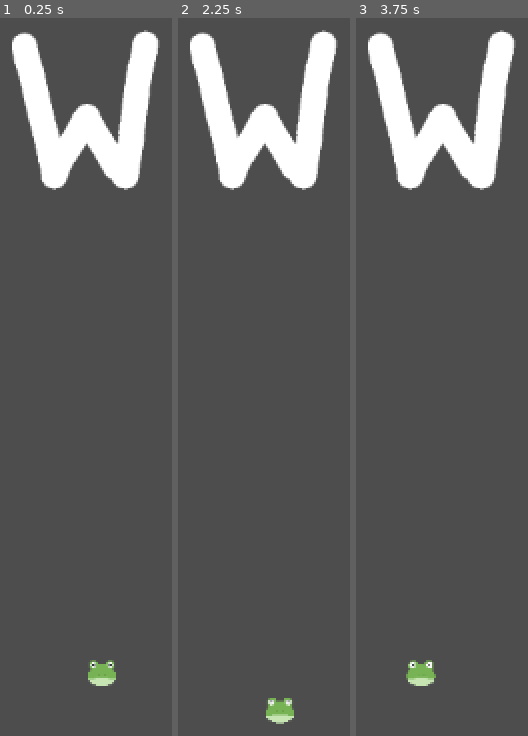
Above: before the commit, frames 1-3 (left to right).
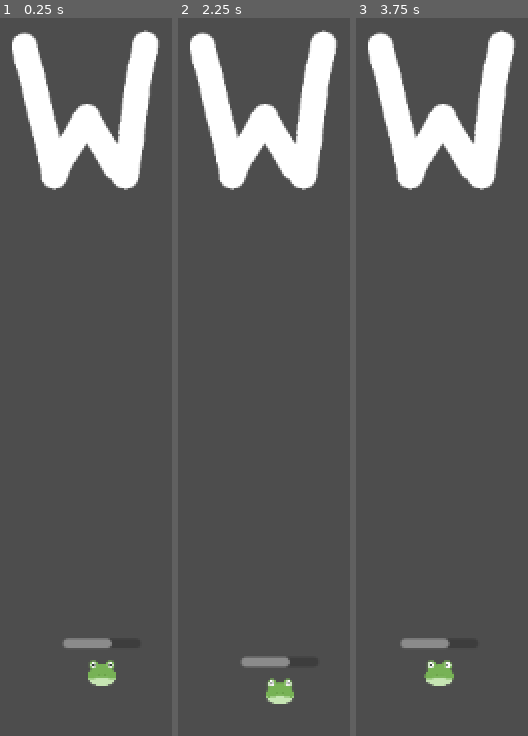
Above: after the commit, the same moments.

Repository: alexcavadora/alex-isaac-implementation
Game: Godot game, scene res://scenes/main_scene.tscn
Two runs of this game, one before a commit and one after it. Both use one fixed random seed, a clock stepped at 60 frames per second and the inputs below. The project has no main scene, so this scene is started directly.
Inputs:
- Up to frame 1 (0.25 s): no input
- Up to frame 2 (2.25 s): tap Enter at 0.5, 2 s; tap A (a_press) at 0.6 s; tap Space at 1.25 s; tap D (d_press) at 1.35 s; tap S (s_press) at 2.1 s
- Up to frame 3 (3.75 s): tap Space at 2.75 s; tap W (w_press) at 2.85 s; tap Enter at 3.5 s; tap A (a_press) at 3.6 s

The runs differ from the first frame. In frame 1, 0.4% of the frame differs, in the area x 37-66%, y 86-88%; in frame 2, 1.3%, in the area x 37-68%, y 88-99%; in frame 3, 1.1%.

Commit message:
Player now has 2 new components
- Added HealthComponent and HitboxComponent to Player
- Set HP, Max HP and Can Heal
- Tweaked default speed to be 200

Diff:
--- a/scenes/player.tscn
+++ b/scenes/player.tscn
@@ -1,7 +1,9 @@
-[gd_scene load_steps=4 format=3 uid="uid://dju236svsn53k"]
+[gd_scene load_steps=6 format=3 uid="uid://dju236svsn53k"]
 
 [ext_resource type="Texture2D" uid="uid://dfjtoakgwqjgu" path="res://resources/sprites/entities/player.png" id="1_3vyb7"]
 [ext_resource type="Script" uid="uid://c81q0t0fqvfqu" path="res://scripts/characters/player.gd" id="1_g2els"]
+[ext_resource type="PackedScene" uid="uid://csnaae5ardb3a" path="res://scenes/components/health_component.tscn" id="3_dqkch"]
+[ext_resource type="PackedScene" uid="uid://ctpib5py0hd2d" path="res://scenes/components/hitbox_component.tscn" id="4_qlg0r"]
 
 [sub_resource type="RectangleShape2D" id="RectangleShape2D_g2els"]
 
@@ -14,3 +16,11 @@
 [node name="Sprite" type="Sprite2D" parent="."]
 scale = Vector2(0.02, 0.02)
 texture = ExtResource("1_3vyb7")
+
+[node name="HealthComponent" parent="." instance=ExtResource("3_dqkch")]
+max_hp = 5.0
+hp = 3.0
+
+[node name="HitboxComponent" parent="." node_paths=PackedStringArray("health_comp") instance=ExtResource("4_qlg0r")]
+health_comp = NodePath("../HealthComponent")
+can_heal = true
--- a/scripts/characters/player.gd
+++ b/scripts/characters/player.gd
@@ -1,6 +1,6 @@
 extends CharacterBody2D
 class_name Player
-@export var speed = 400
+@export var speed = 200
 
 # Getting the input inside a 2D Vector and setting the velocity accordingly
 func get_input_movement():
